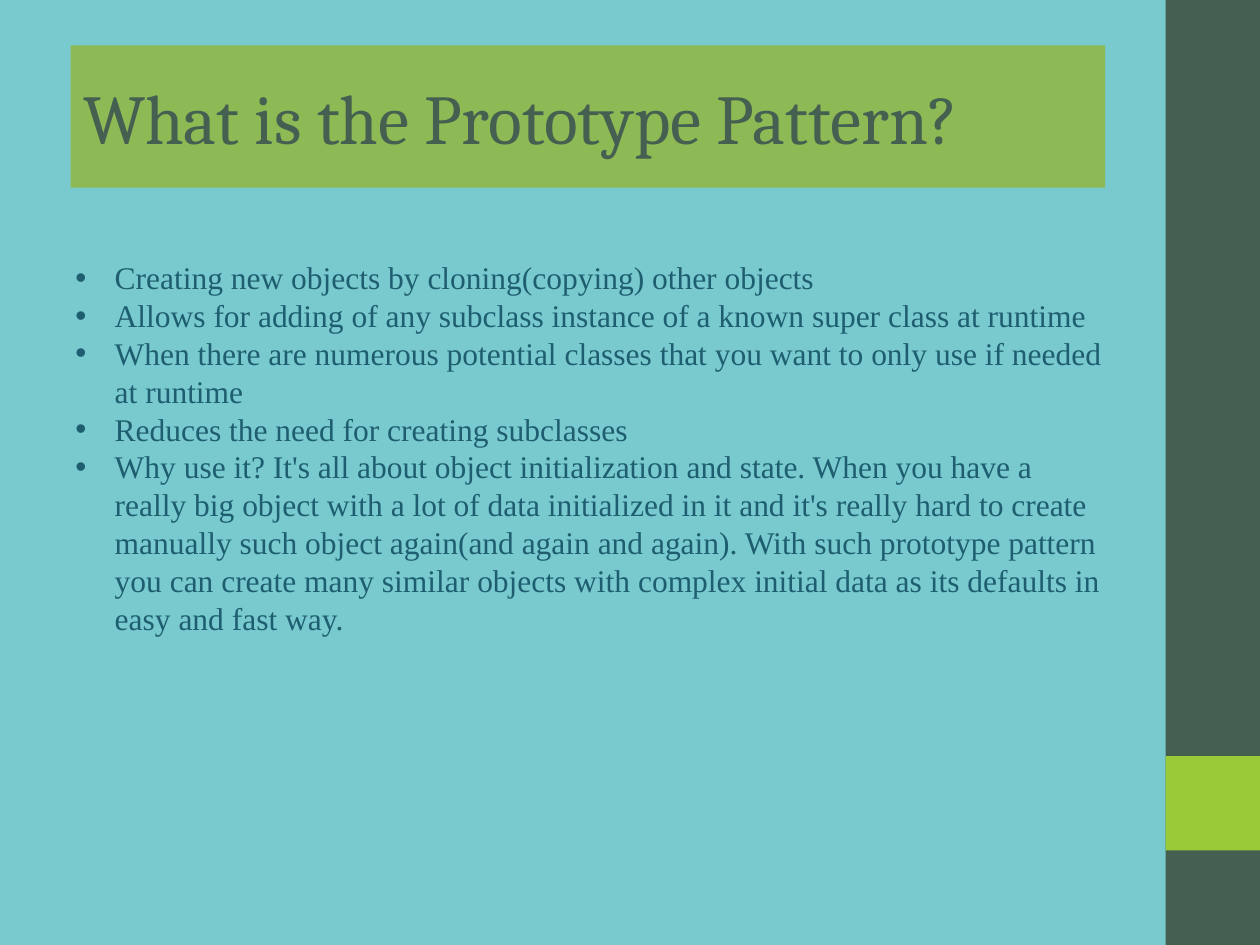
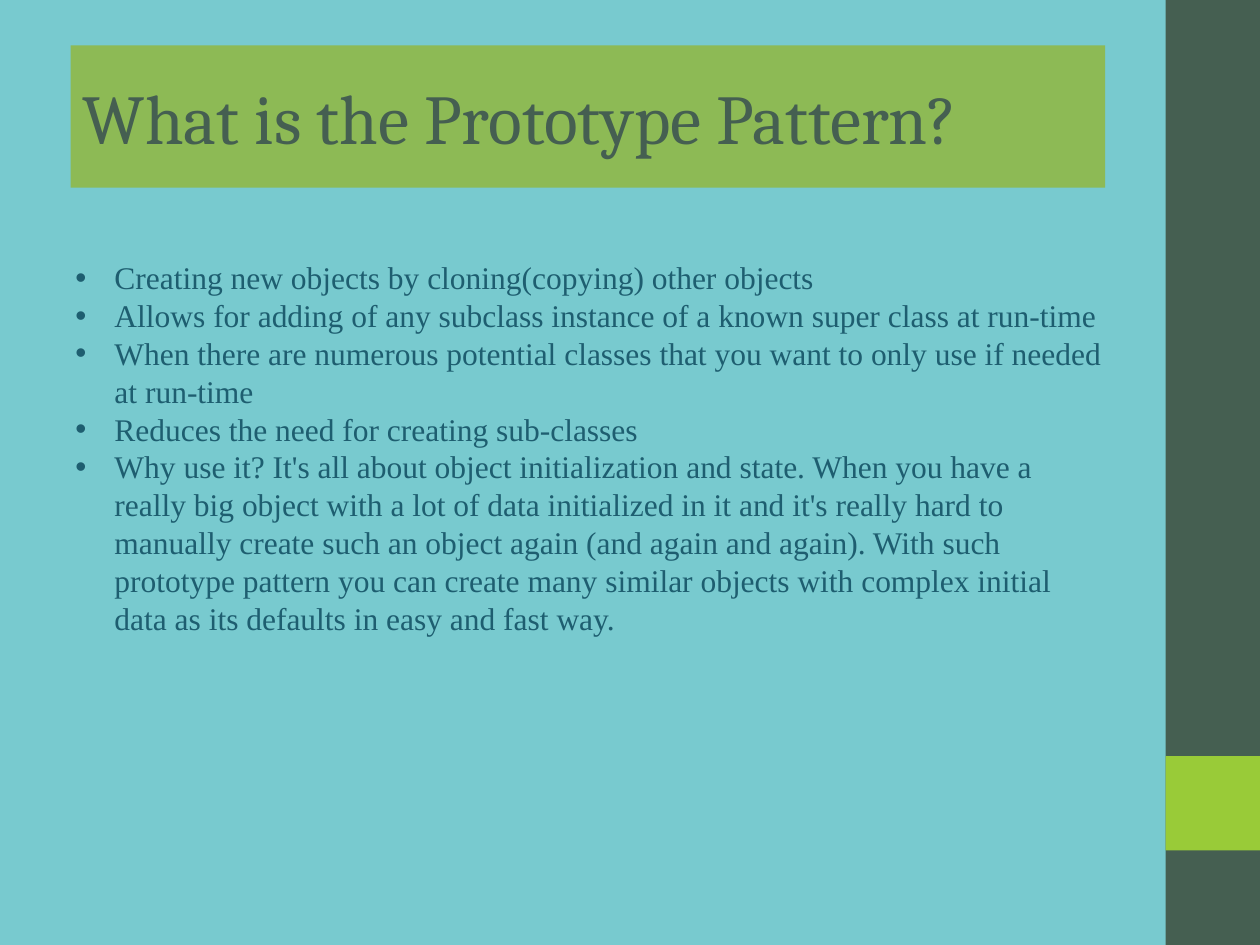
Before and after one commit to rzuniga64/java, a slide deck: slide 1 of design_patterns/src/creational/prototype/docs/prototype.ppt. Drawn at 1260x945 pixels with LibreOffice and Linux fonts; fonts in the diff are those of the drawing. Boxes give left, top, right and bottom in pixels: in the first picture for what was removed or moved away, otherwise in the second. Text is boxed around its words. In the diff, an @@ line names an element or a change of style, - is before the commit and + after.

Commit message:
Update Prototype pattern files.

```diff
--- a/design_patterns/src/creational/prototype/docs/prototype.ppt
+++ b/design_patterns/src/creational/prototype/docs/prototype.ppt
@@ text at box(114, 305, 1101, 636): text changed @@
-• Allows for adding of any subclass instance of a known super class at runtime
-• When there are numerous potential classes that you want to only use if needed at runtime
-• Reduces the need for creating subclasses
-• Why use it? It's all about object initialization and state. When you have a really big object with a lot of data initialized in it and it's really hard to create manually such object again(and again and again). With such prototype pattern you can create many similar objects with complex initial data as its defaults in easy and fast way.
+• Allows for adding of any subclass instance of a known super class at run-time
+• When there are numerous potential classes that you want to only use if needed at run-time
+• Reduces the need for creating sub-classes
+• Why use it? It's all about object initialization and state. When you have a really big object with a lot of data initialized in it and it's really hard to manually create such an object again (and again and again). With such prototype pattern you can create many similar objects with complex initial data as its defaults in easy and fast way.
```
Also in this commit, not shown: 6 other files.
